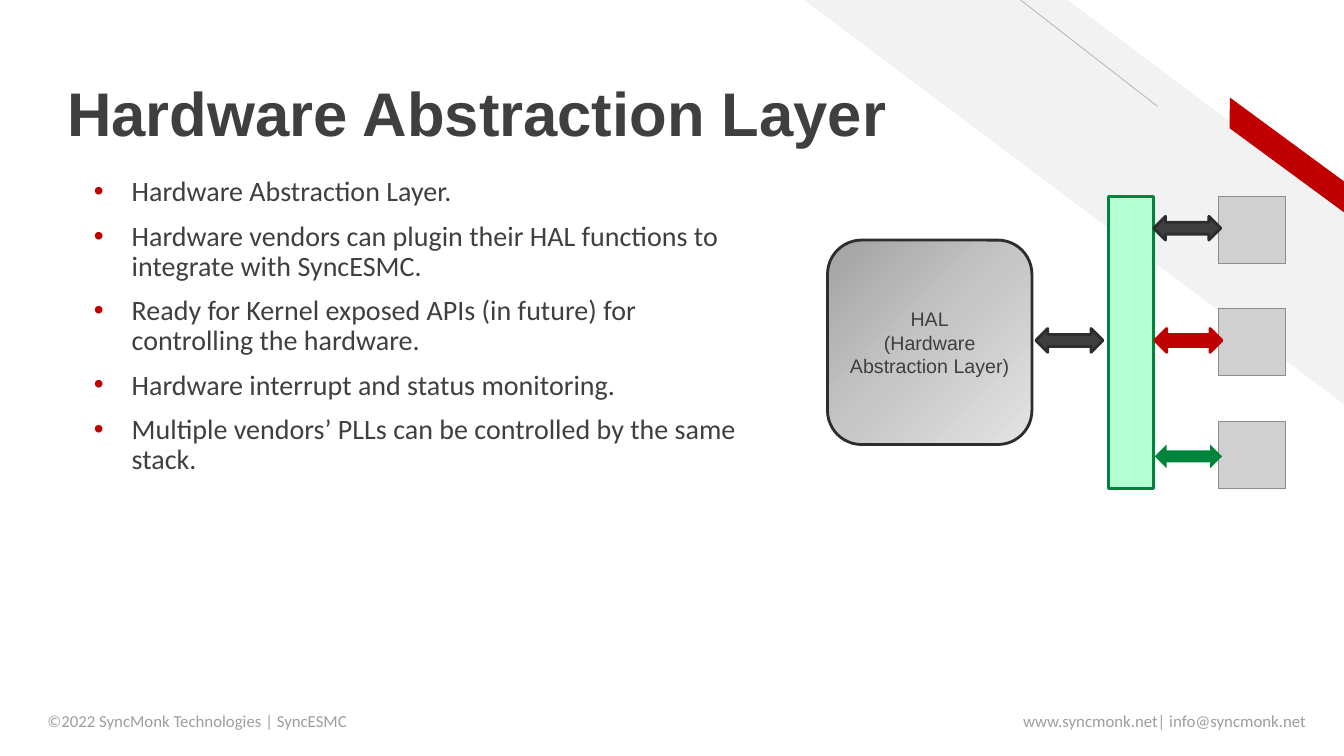
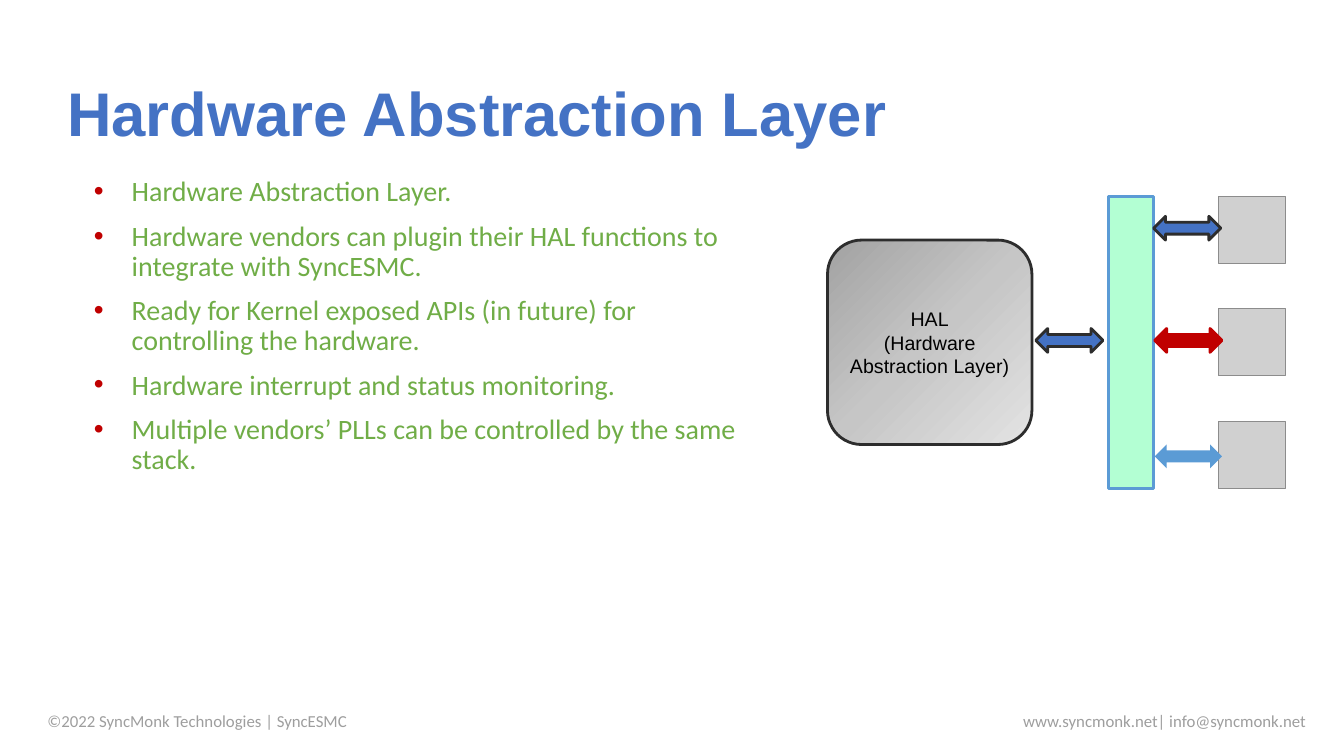
Before and after one commit to SiwaNetwork/QUANTUM, a slide deck: slide 13 of Time-Card/ДОКУМЕНТЫ/МАТЕРИАЛ СТАТЬИ/#65-SyncESMC - an ITU-T G.781 Multi-Clock ESMC Implementation.pptx. Drawn at 1344x756 pixels with LibreOffice and Linux fonts; fonts in the diff are those of the drawing; grey boxes stand for pictures; background and template pictures are left out. Boxes give left, top, right and bottom in pixels: in the first picture for what was removed or moved away, otherwise in the second. Text is boxed around its words. In the diff, an @@ line names an element or a change of style, - is before the commit and + after.

```diff
--- a/Time-Card/ДОКУМЕНТЫ/МАТЕРИАЛ СТАТЬИ/#65-SyncESMC - an ITU-T G.781 Multi-Clock ESMC Implementation.pptx
+++ b/Time-Card/ДОКУМЕНТЫ/МАТЕРИАЛ СТАТЬИ/#65-SyncESMC - an ITU-T G.781 Multi-Clock ESMC Implementation.pptx
@@ title "Hardware Abstraction Layer" at (x1=67, y1=91, x2=886, y2=148): text colour #3F3F3F to #4472C4 @@
@@ diag stripe removed at (x1=805, y1=0, x2=1344, y2=404) @@
@@ line removed from (1157, 106) to (1020, 0) @@
@@ parallelogram removed at (x1=1215, y1=98, x2=1344, y2=214) @@
@@ text "Hardware Abstraction Layer." at (x1=132, y1=181, x2=736, y2=469): text colour #3F3F3F to #70AD47 @@
@@ rectangle at (x1=1109, y1=197, x2=1153, y2=489): outline #00843B 2 pt to #5B9BD5 2 pt @@
@@ up down arrow at (x1=1154, y1=216, x2=1221, y2=240): fill #3F3F3F to #4472C4 @@
@@ rounded rectangle "HAL" at (x1=828, y1=240, x2=1032, y2=445): text colour #3F3F3F to #000000 @@
@@ up down arrow at (x1=1036, y1=328, x2=1104, y2=352): fill #3F3F3F to #4472C4 @@
@@ up down arrow at (x1=1155, y1=444, x2=1223, y2=468): fill #00843B to #5B9BD5 @@
```
Also in this commit, not shown: 19 other slides changed, 2 slides removed, 8 other files.
